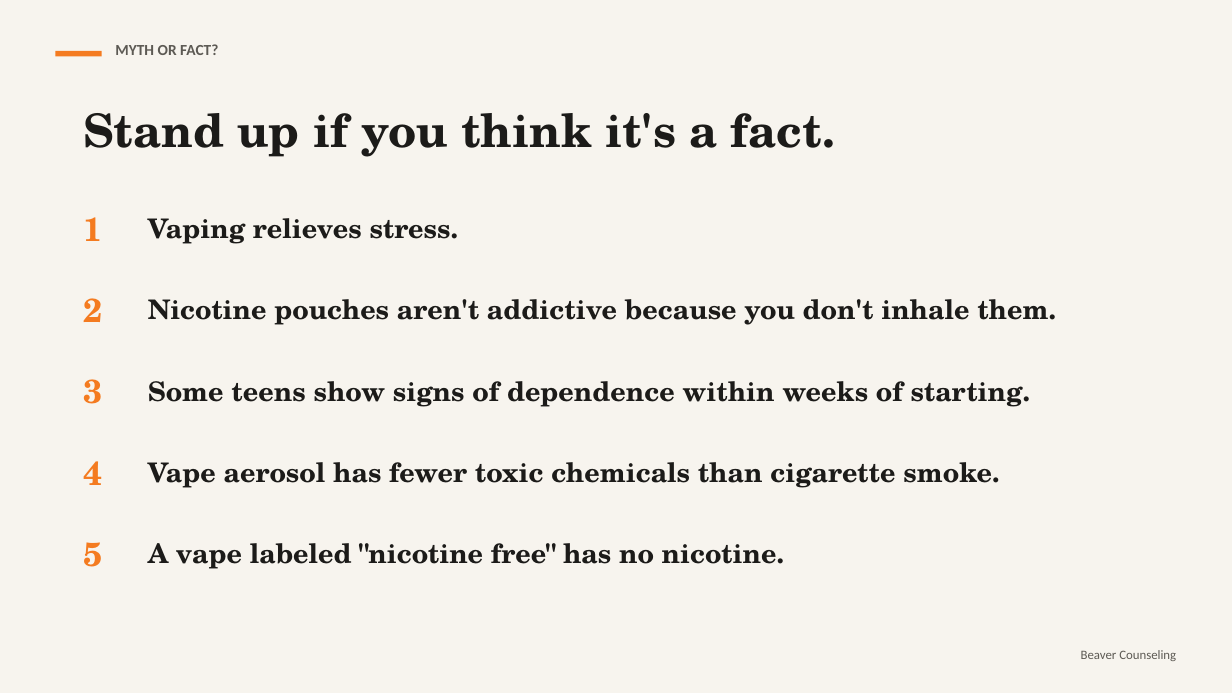
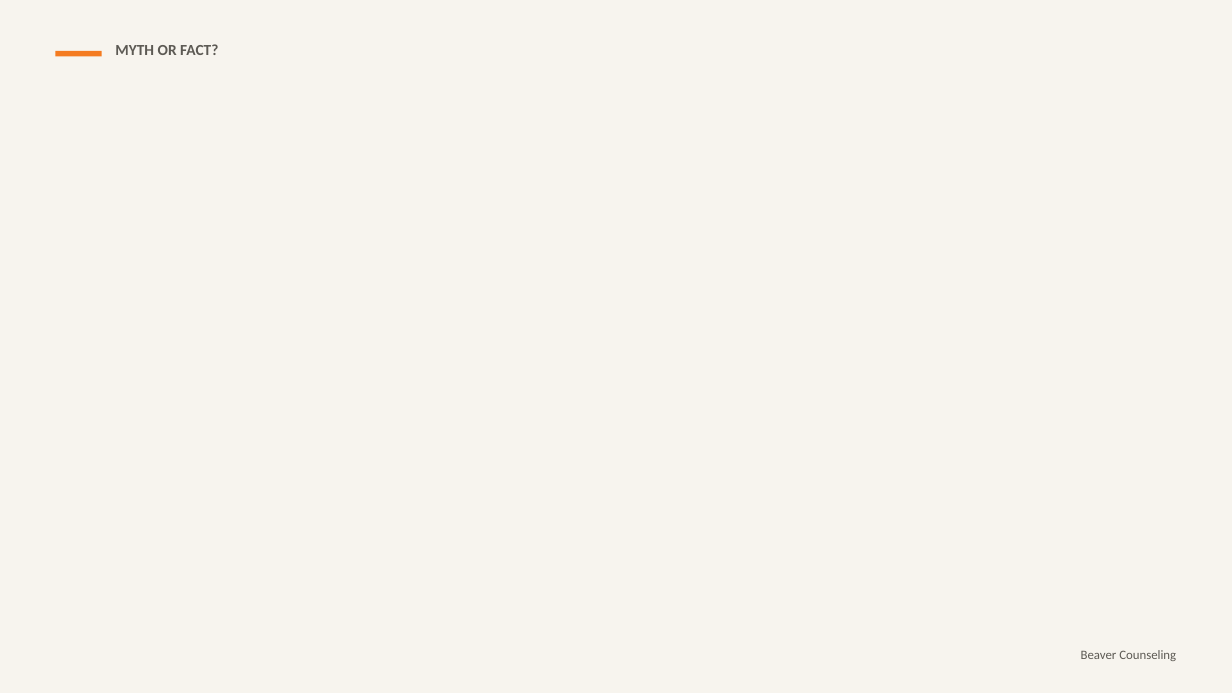
Before and after one commit to rmwtoolkit/bcds-toolkit, a slide deck: slide 4 of decks/vaping-and-your-brain-lesson-v2.pptx (slide 3 before the commit). Drawn at 1232x693 pixels with LibreOffice and Linux fonts; fonts in the diff are those of the drawing; background and template pictures are left out. Boxes give left, top, right and bottom in pixels: in the first picture for what was removed or moved away, otherwise in the second. Text is boxed around its words. In the diff, an @@ line names an element or a change of style, - is before the commit and + after.

```diff
--- a/decks/vaping-and-your-brain-lesson-v2.pptx
+++ b/decks/vaping-and-your-brain-lesson-v2.pptx
@@ text removed at (x1=83, y1=113, x2=835, y2=157) @@
-Stand up if you think it's a fact.
@@ text removed at (x1=83, y1=217, x2=102, y2=241) @@
-1
@@ text removed at (x1=148, y1=218, x2=459, y2=244) @@
-Vaping relieves stress.
@@ text removed at (x1=83, y1=298, x2=102, y2=322) @@
-2
@@ text removed at (x1=148, y1=299, x2=1056, y2=325) @@
-Nicotine pouches aren't addictive because you don't inhale them.
@@ text removed at (x1=83, y1=379, x2=102, y2=404) @@
-3
@@ text removed at (x1=148, y1=381, x2=1031, y2=407) @@
-Some teens show signs of dependence within weeks of starting.
@@ text removed at (x1=83, y1=461, x2=102, y2=485) @@
-4
@@ text removed at (x1=148, y1=462, x2=999, y2=488) @@
-Vape aerosol has fewer toxic chemicals than cigarette smoke.
@@ text removed at (x1=83, y1=542, x2=102, y2=567) @@
-5
@@ text removed at (x1=148, y1=543, x2=784, y2=569) @@
-A vape labeled "nicotine free" has no nicotine.
```
Also in this commit, not shown: 10 other slides changed, 8 slides added, 2 slides removed, 5 other files.
